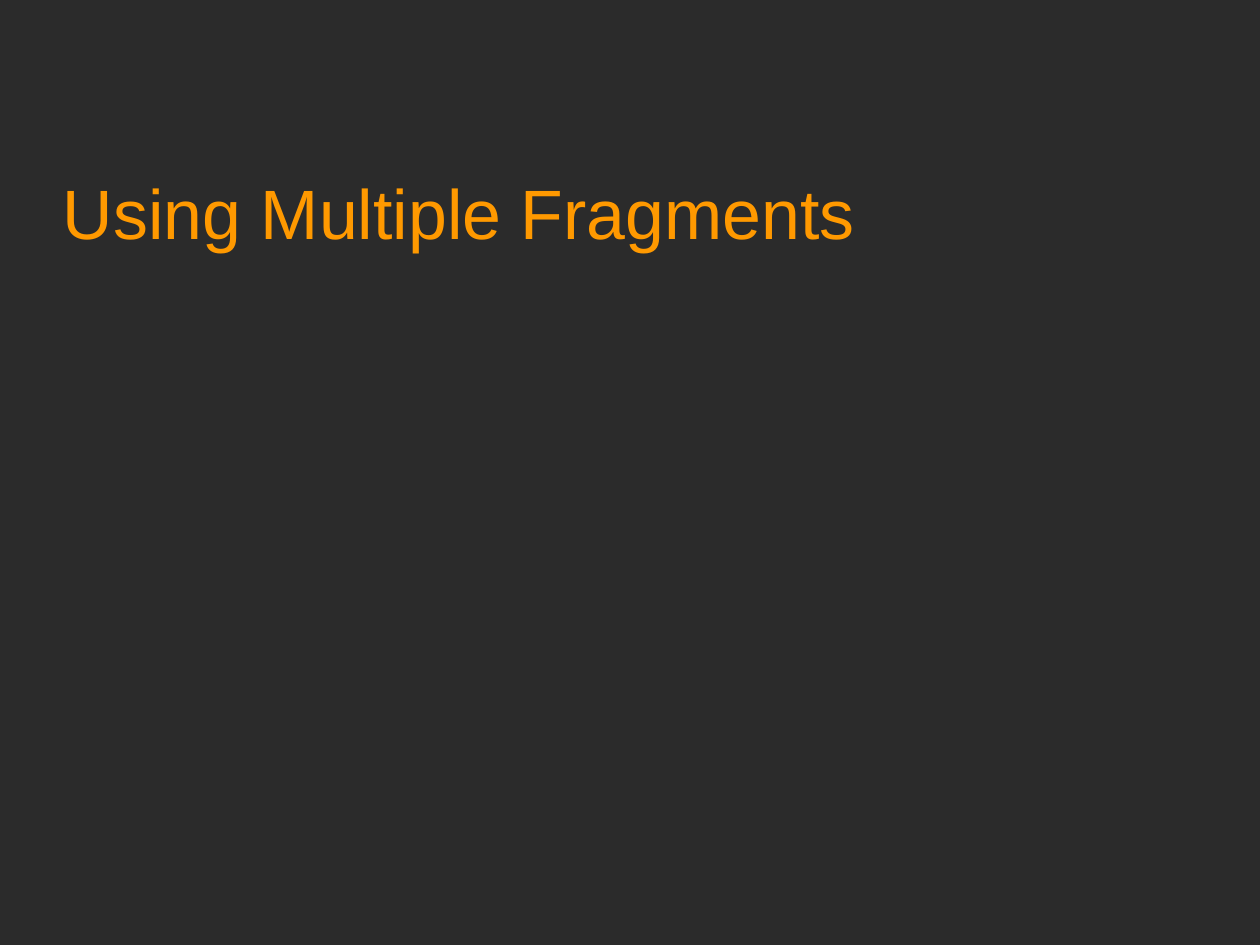
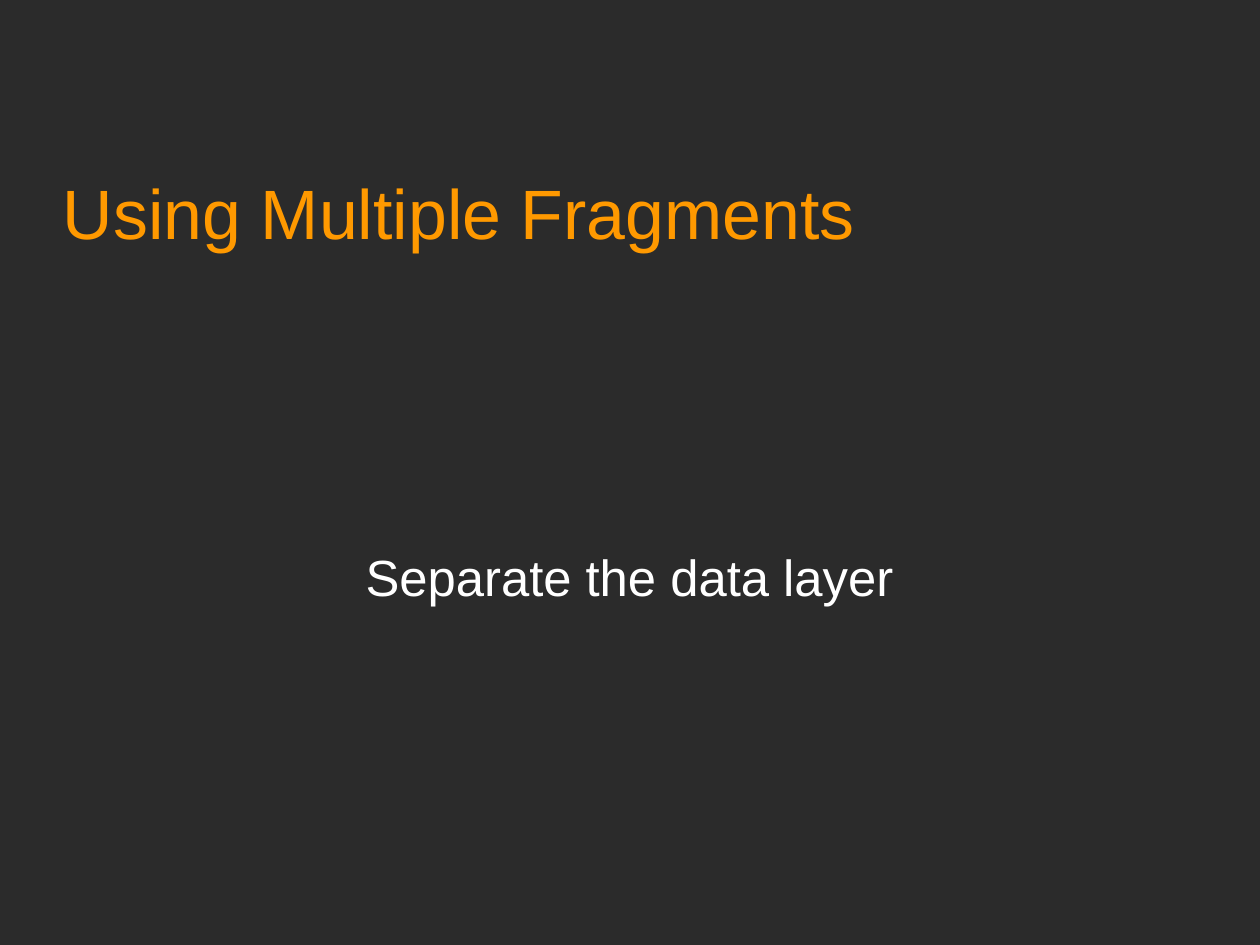
Before and after one commit to Academy-Soft-Intellect/Android-Programming-for-Beginners, a slide deck: slide 1 of 19_Using_Multiple_Fragments.odp. Drawn at 1260x945 pixels with LibreOffice and Linux fonts; fonts in the diff are those of the drawing; background and template pictures are left out; a plain dark background stands for a picture behind light text. Boxes give left, top, right and bottom in pixels: in the first picture for what was removed or moved away, otherwise in the second. Text is boxed around its words. In the diff, an @@ line names an element or a change of style, - is before the commit and + after.

```diff
--- a/19_Using_Multiple_Fragments.odp
+++ b/19_Using_Multiple_Fragments.odp
@@ subtitle added at box(366, 559, 893, 607), 32 pt, text #FFFFFF @@
+Separate the data layer
```
Also in this commit, not shown: 1 other slide changed, 2 slides added.
